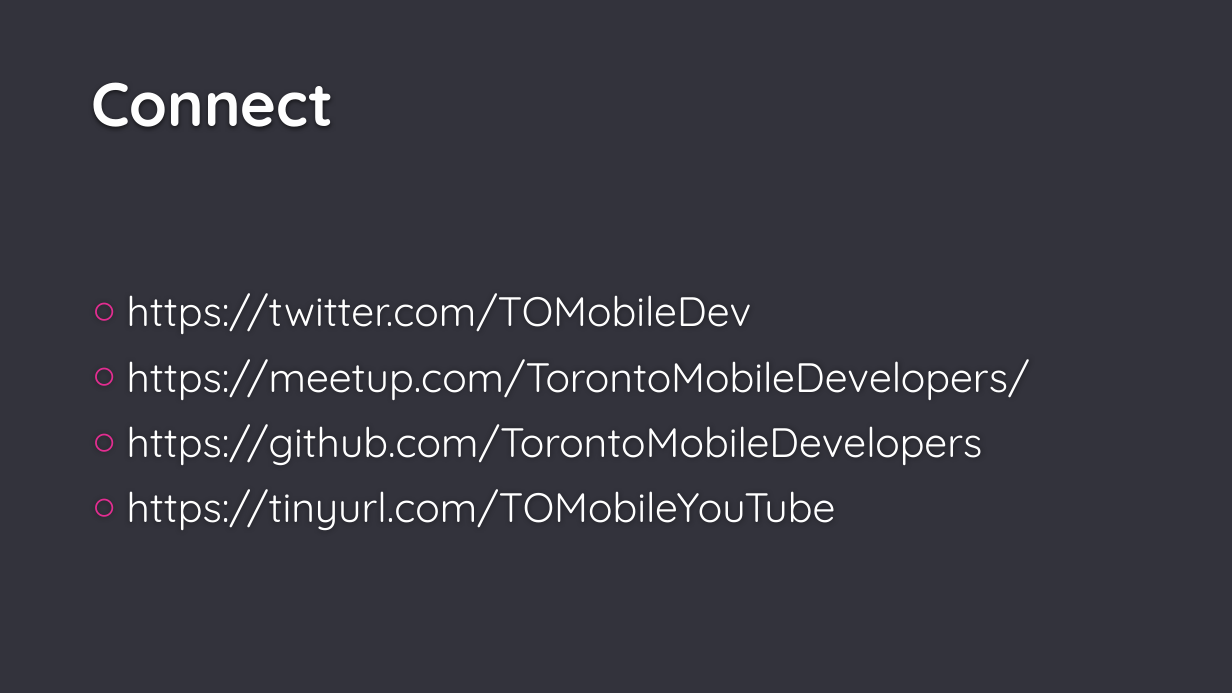
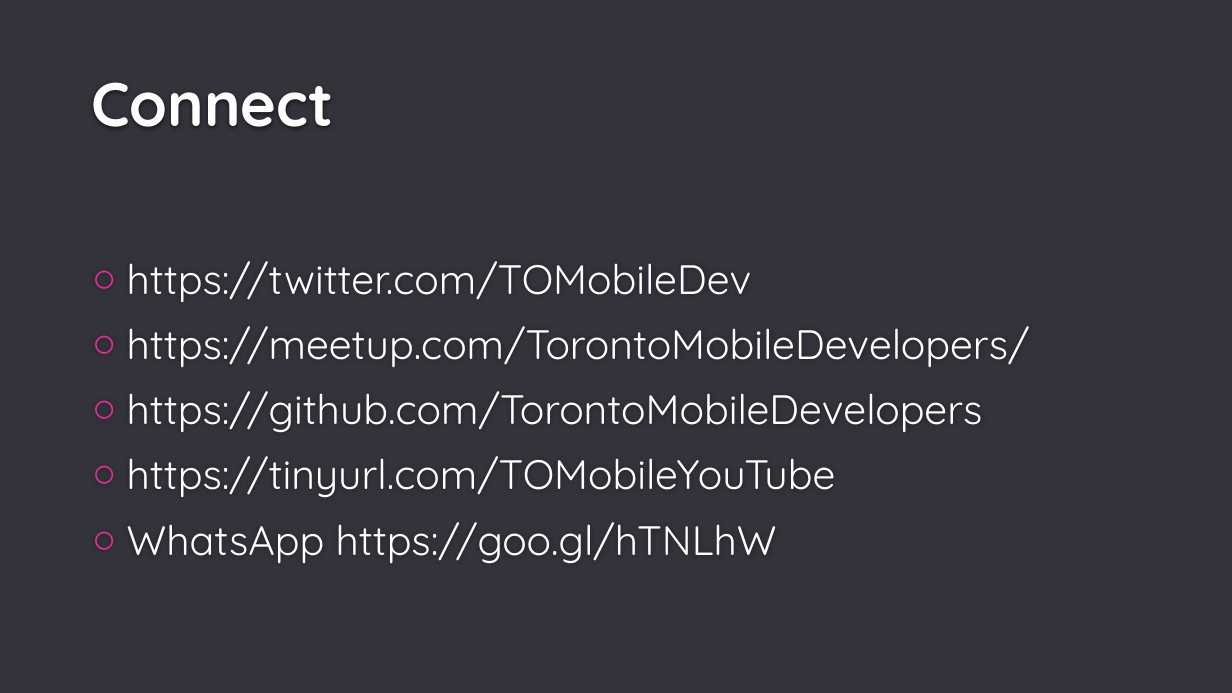
Before and after one commit to TorontoMobileDevelopers/Presentations, a slide deck: slide 5 of 2018-05-15_Build_HttpTracer_XF3/2018-05-15_Build_HttpTracer_XF3.pptx. Drawn at 1232x693 pixels with LibreOffice and Linux fonts; fonts in the diff are those of the drawing; background and template pictures are left out. Boxes give left, top, right and bottom in pixels: in the first picture for what was removed or moved away, otherwise in the second. Text is boxed around its words. In the diff, an @@ line names an element or a change of style, - is before the commit and + after.

```diff
--- a/2018-05-15_Build_HttpTracer_XF3/2018-05-15_Build_HttpTracer_XF3.pptx
+++ b/2018-05-15_Build_HttpTracer_XF3/2018-05-15_Build_HttpTracer_XF3.pptx
@@ text at bbox=[127, 522, 777, 563]: paragraph added @@
+○ WhatsApp https://goo.gl/hTNLhW
```
Also in this commit, not shown: 7 other slides changed, 29 slides added, 1 slide removed, 1 other file.
